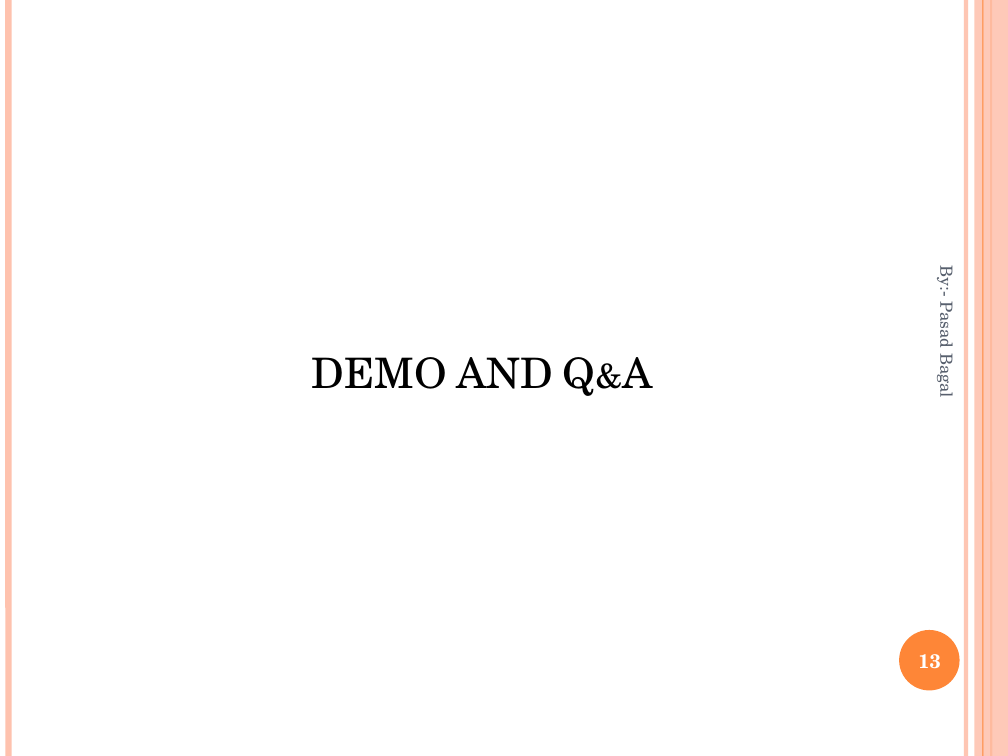
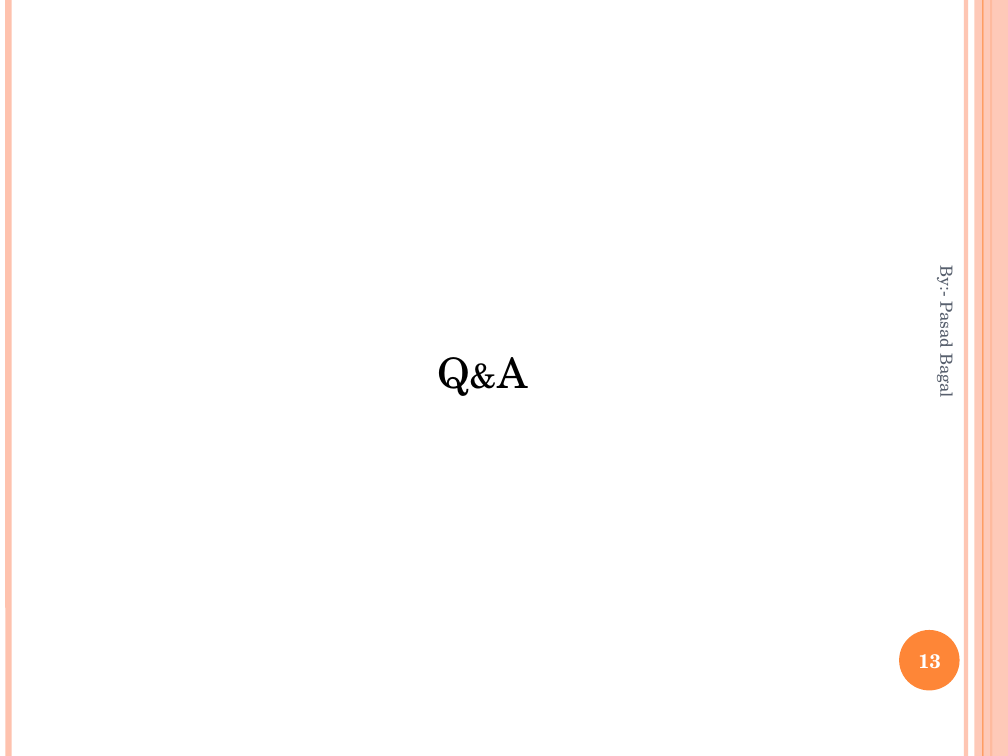
Before and after one commit to prasadbagal/Ansible-For-Networks-Basics, a slide deck: slide 13 of 1-Day/ansible-day1.pptx. Drawn at 1008x756 pixels with LibreOffice and Linux fonts; fonts in the diff are those of the drawing. Boxes give left, top, right and bottom in pixels: in the first picture for what was removed or moved away, otherwise in the second. Text is boxed around its words. In the diff, an @@ line names an element or a change of style, - is before the commit and + after.

```diff
--- a/1-Day/ansible-day1.pptx
+++ b/1-Day/ansible-day1.pptx
@@ title at (x1=437, y1=357, x2=527, y2=396): text changed @@
-DEMO AND Q&A
+Q&A
```
Also in this commit, not shown: 3 other slides changed, 45 other files.
